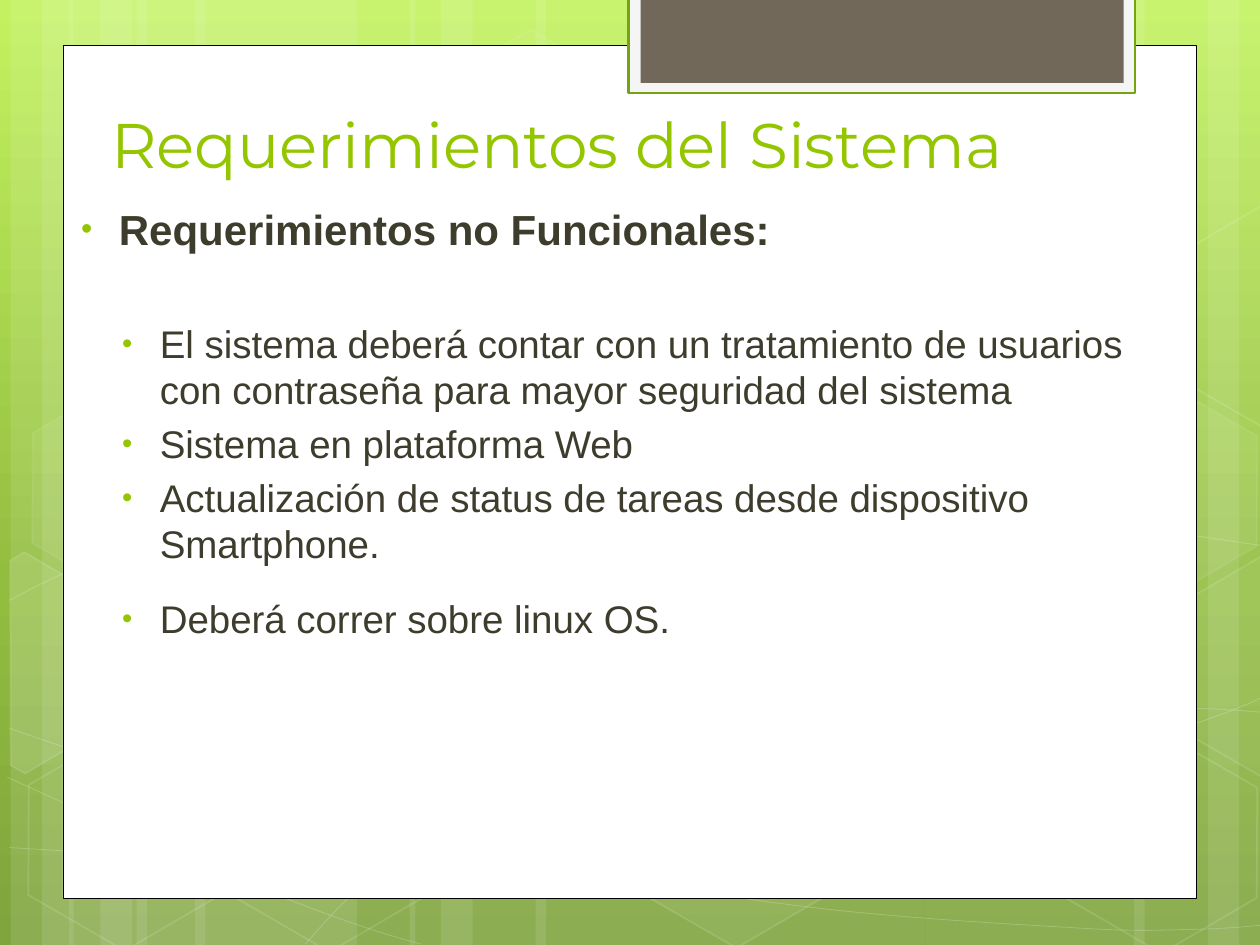
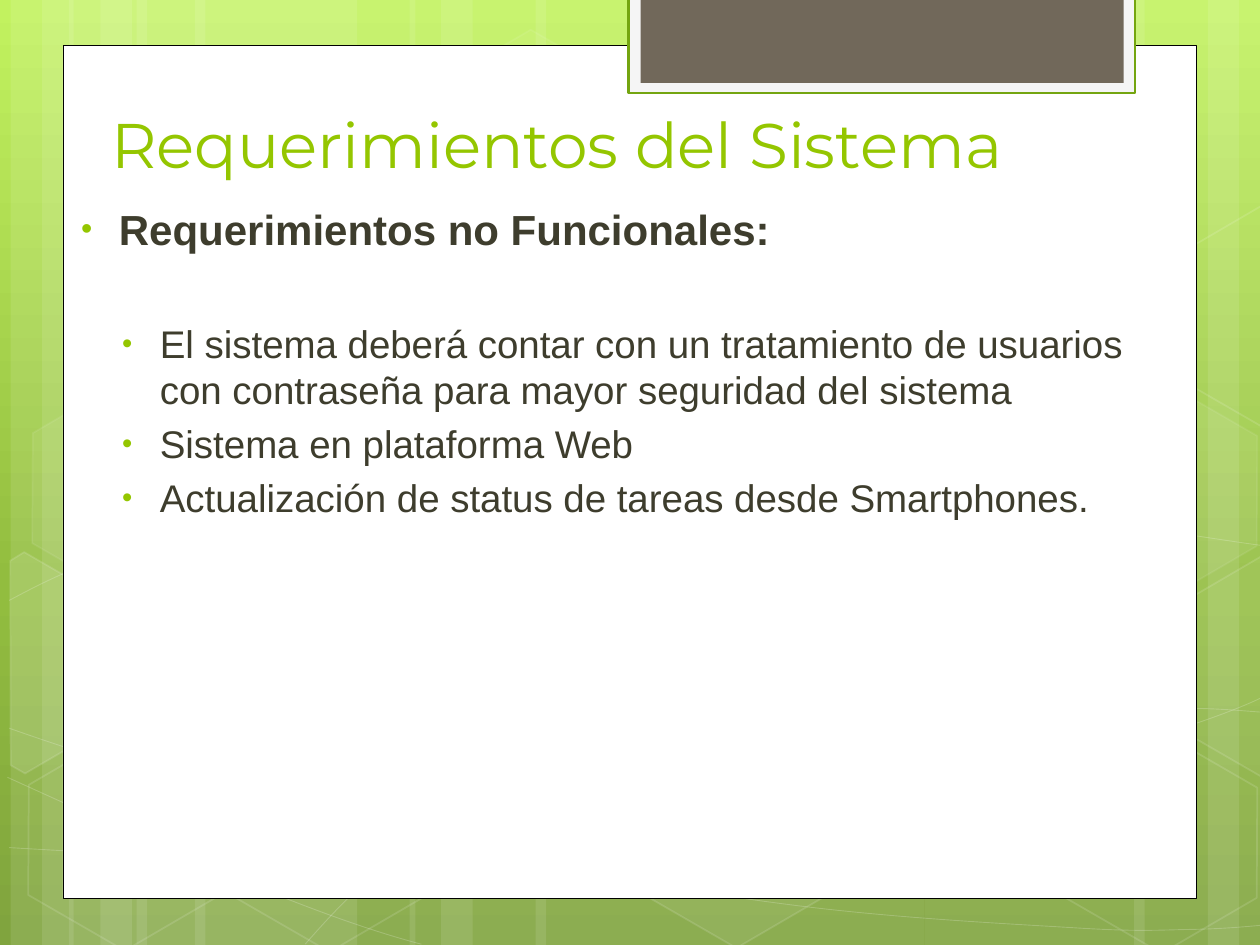
Before and after one commit to ptissera/habilitacion-profesional-2012-4k4, a slide deck: slide 10 of Documentacion/Proyecto/Presentacion Final/Exposicion Final.pptx. Drawn at 1260x945 pixels with LibreOffice and Linux fonts; fonts in the diff are those of the drawing. Boxes give left, top, right and bottom in pixels: in the first picture for what was removed or moved away, otherwise in the second. Text is boxed around its words. In the diff, an @@ line names an element or a change of style, - is before the commit and + after.

```diff
--- a/Documentacion/Proyecto/Presentacion Final/Exposicion Final.pptx
+++ b/Documentacion/Proyecto/Presentacion Final/Exposicion Final.pptx
@@ text at [160, 483, 1089, 520]: text changed @@
-  • Actualización de status de tareas desde dispositivo Smartphone.
-  • Deberá correr sobre linux OS.
+  • Actualización de status de tareas desde Smartphones.
```
Also in this commit, not shown: 3 other slides changed, 1 other file.
